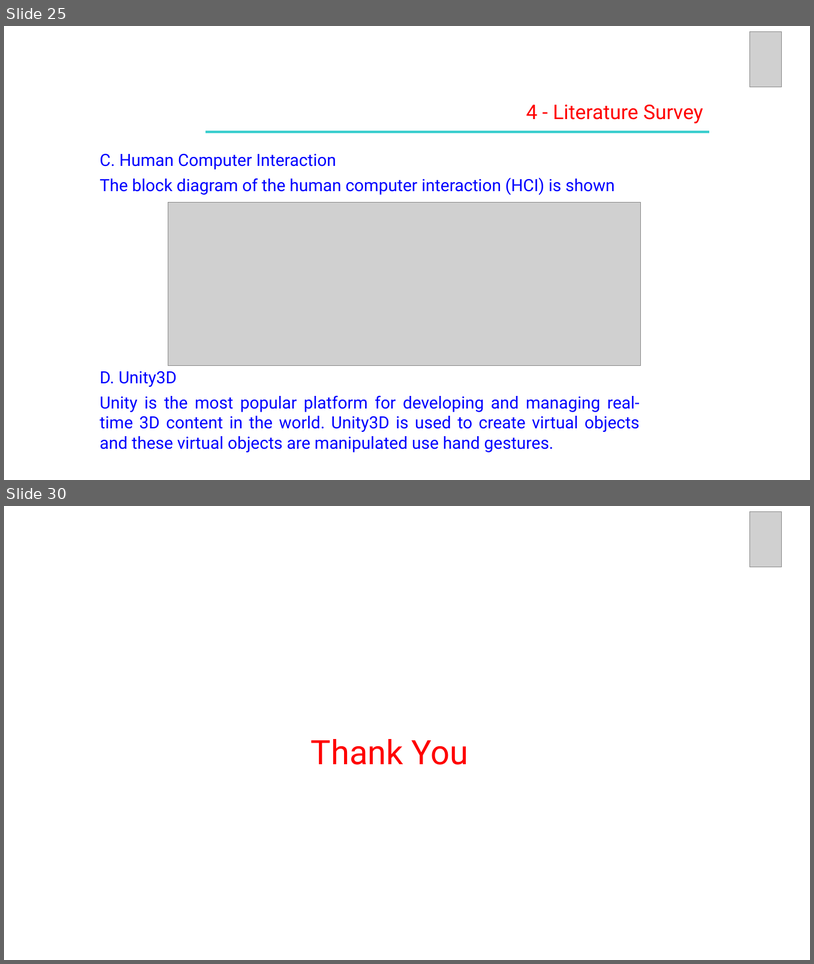
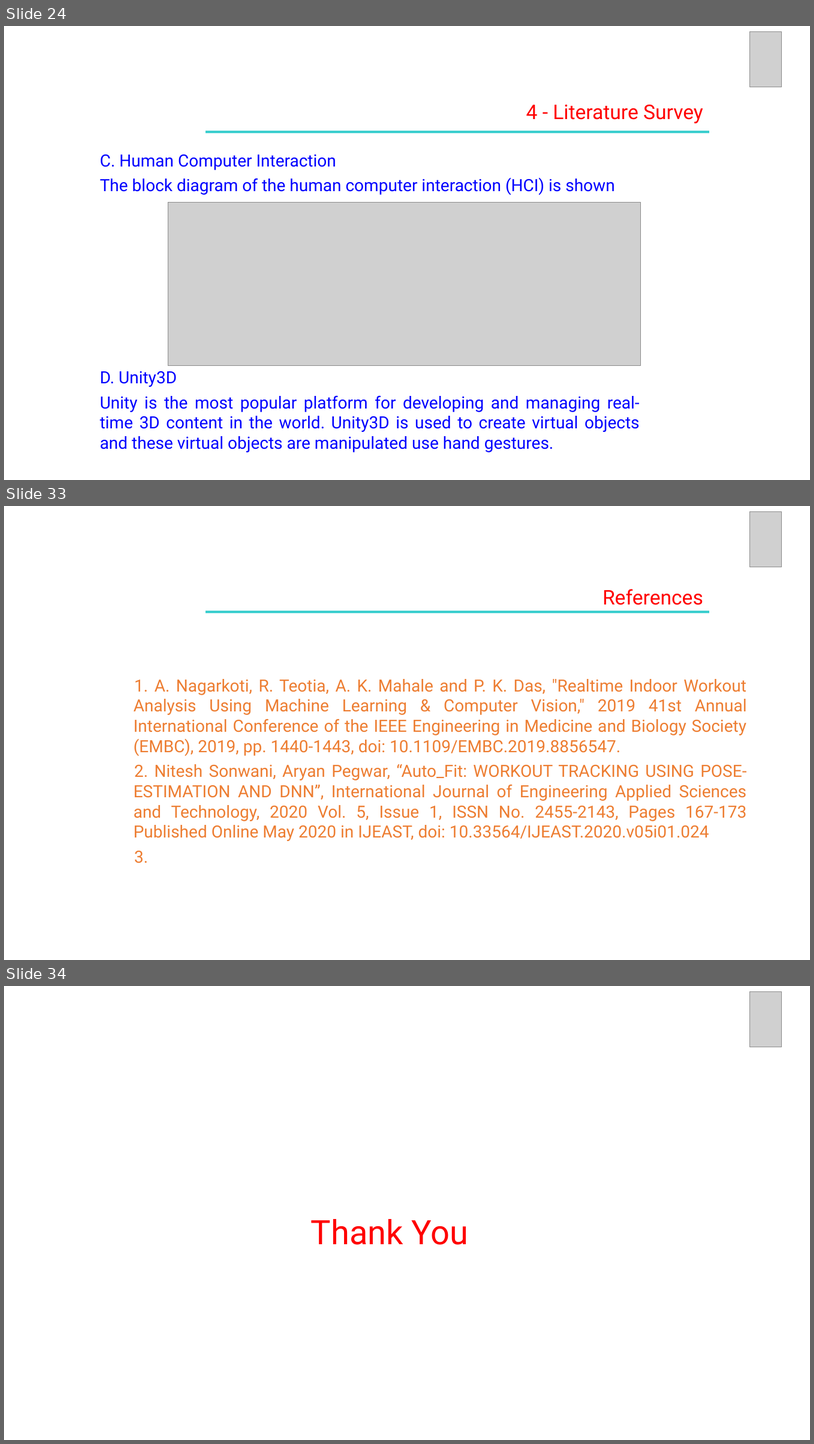
Before and after one commit to VishnuJG/CV-Workout, a slide deck: LiteratureSurvey/UE19CS390A_REVIEW 2.pptx. Shown one above the other, each under a label of ours: slides 25 and 30 before the commit, slides 24, 33 and 34 after it; the slides between them are not shown. The pictures are 814x964 and 814x1444 pixels, drawn with LibreOffice and Linux fonts; fonts in the diff are those of the drawing; grey boxes stand for pictures. Boxes give left, top, right and bottom in pixels: in the first picture for what was removed or moved away, otherwise in the second. Text is boxed around its words. In the diff, an @@ line names an element or a change of style, - is before the commit and + after.

```diff
--- a/LiteratureSurvey/UE19CS390A_REVIEW 2.pptx
+++ b/LiteratureSurvey/UE19CS390A_REVIEW 2.pptx
@@ slide 33 added at (4, 506, 810, 960), background #FFFFFF @@
@@ picture added at (750, 511, 783, 567) @@
@@ text added at (603, 589, 704, 605), 24 pt, text #FF0000 @@
+References
@@ rectangle added at (206, 610, 710, 613), fill #33CCCC @@
@@ text added at (134, 679, 747, 863), 20 pt, text #ED7D31 @@
+1. A. Nagarkoti, R. Teotia, A. K. Mahale and P. K. Das, "Realtime Indoor Workout Analysis Using Machine Learning & Computer Vision," 2019 41st Annual International Conference of the IEEE Engineering in Medicine and Biology Society (EMBC), 2019, pp. 1440-1443, doi: 10.1109/EMBC.2019.8856547.
+2. Nitesh Sonwani, Aryan Pegwar, “Auto_Fit: WORKOUT TRACKING USING POSE-ESTIMATION AND DNN”, International Journal of Engineering Applied Sciences and Technology, 2020 Vol. 5, Issue 1, ISSN No. 2455-2143, Pages 167-173 Published Online May 2020 in IJEAST, doi: 10.33564/IJEAST.2020.v05i01.024
+3.
@@ what was slide 25 is now slide 24 @@
@@ what was slide 30 is now slide 34 @@
```
Also in this commit, not shown: 18 slides changed, 6 other slides added, 3 slides removed, 1 other file.
